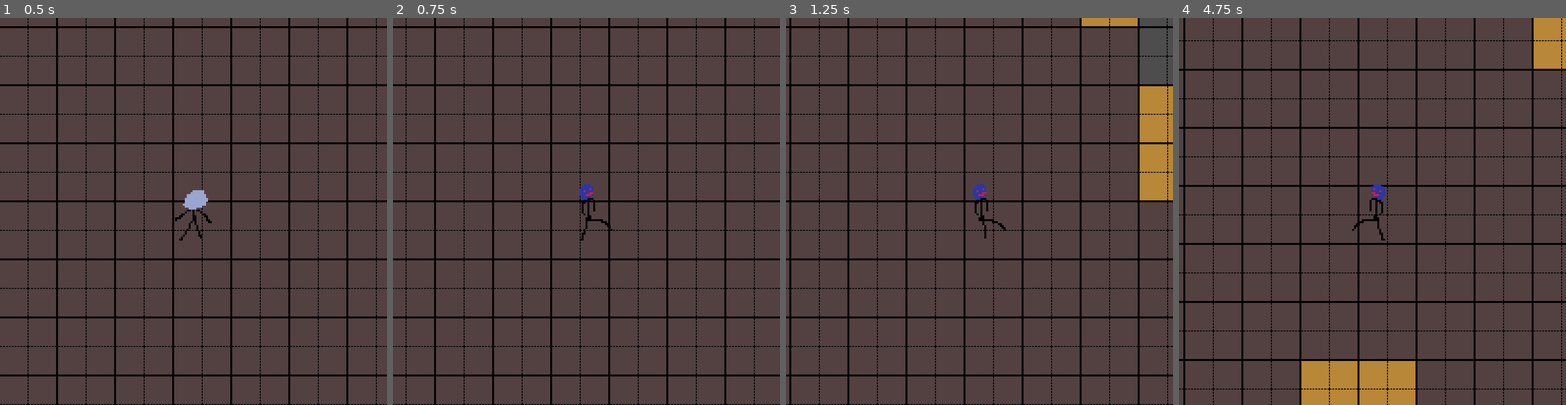
Above: before the commit, frames 1-4 (left to right).
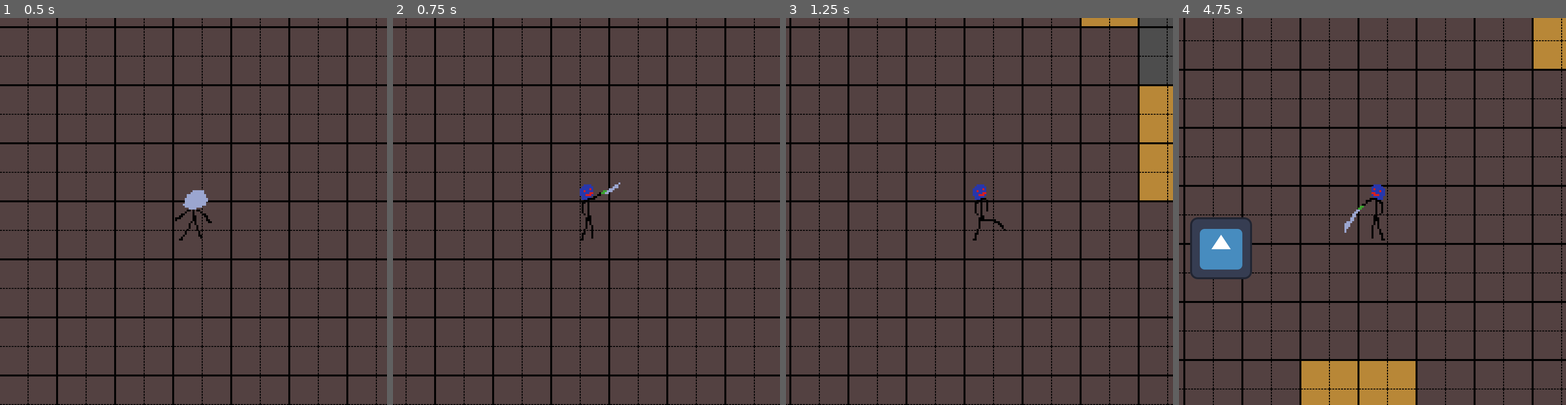
Above: after the commit, the same moments.

Repository: jible/capstone
Game: Godot game, scene res://scenes/test_level.tscn
Same seed, same stepped clock (60 frames per second), same inputs: the game is played once before the commit and once after it. This scene is started directly instead of the project's main scene. The engine's default icon, where the game draws it, is replaced by a stand-in: a white triangle on a blue panel in a dark square.
Inputs (mouse positions are in pixels of both pictures, inside the frame that each line leads up to):
- Up to frame 1 (0.5 s): no input
- Up to frame 2 (0.75 s): move the mouse to (671, 192) at 0.52 s; hold Right (right) from 0.53 s (still down); tap Space (attack) at 0.6 s
- Up to frame 3 (1.25 s): keep holding Right (right)
- Up to frame 4 (4.75 s): move the mouse to (1295, 230) at 1.27 s; release Right (right) at 1.28 s; hold Down (down) 1.28-2.03 s; tap Space (attack) every 0.75 s from 1.35 to 4.35 s; move the mouse to (1411, 126) at 2.02 s; hold Right (right) 2.03-2.78 s; move the mouse to (1353, 288) at 2.77 s; hold W (up) 2.78-3.53 s; move the mouse to (1488, 269) at 3.52 s; hold Left (left) from 3.53 s (still down); move the mouse to (1256, 153) at 4.27 s

Frame 1 is identical in both runs. In frame 2, 0.1% of the frame differs, in the area x 50-59%, y 42-57%; in frame 3, less than 0.1%; in frame 4, 2.7%, in the area x 2-51%, y 46-68%.

Commit message:
player hitbox rotates with player direction

Diff:
--- a/scenes/prefabs/player/player.tscn
+++ b/scenes/prefabs/player/player.tscn
@@ -77,9 +77,6 @@
 collision_mask = 16
 detecting = false
 
-[node name="CollisionShape2D" parent="Character Base Class/Hitbox" index="0"]
-position = Vector2(-104.5, -0.5)
-
 [node name="Direction Manager" type="Node" parent="Character Base Class" node_paths=PackedStringArray("player", "sm")]
 script = ExtResource("8_7g4l7")
 player = NodePath("..")
@@ -89,6 +86,7 @@
 [connection signal="state_changed" from="Character Base Class/State Machine" to="Character Base Class/Direction Manager" method="_on_state_machine_state_changed"]
 [connection signal="received_damage" from="Character Base Class/Hurtbox" to="Character Base Class/Health Manager" method="_on_hurtbox_received_damage"]
 [connection signal="direction_changed" from="Character Base Class/Direction Manager" to="Character Base Class/Sprite2D" method="_on_direction_manager_direction_changed"]
+[connection signal="direction_changed" from="Character Base Class/Direction Manager" to="Character Base Class/Hitbox" method="_on_direction_manager_direction_changed"]
 
 [editable path="Character Base Class"]
 [editable path="Character Base Class/State Machine"]
--- a/scenes/test_level.tscn
+++ b/scenes/test_level.tscn
@@ -1,7 +1,8 @@
-[gd_scene load_steps=5 format=4 uid="uid://b17tkk14cvn2x"]
+[gd_scene load_steps=6 format=4 uid="uid://b17tkk14cvn2x"]
 
 [ext_resource type="Texture2D" uid="uid://37bv6hp14mkn" path="res://assets/sprites/environment/tiles/testing-tileset.png" id="1_6m5bh"]
 [ext_resource type="PackedScene" uid="uid://x6a7bv3qxp2r" path="res://scenes/prefabs/player/player.tscn" id="2_8l773"]
+[ext_resource type="PackedScene" uid="uid://d2jpbgwqgoe7f" path="res://scenes/prefabs/npcs/enemies/enemy_base_class.tscn" id="3_e6f21"]
 
 [sub_resource type="TileSetAtlasSource" id="TileSetAtlasSource_6cemj"]
 texture = ExtResource("1_6m5bh")
@@ -29,6 +30,9 @@
 
 [node name="Camera2D" type="Camera2D" parent="Player/Character Base Class" index="8"]
 
+[node name="Enemy Base Class" parent="." instance=ExtResource("3_e6f21")]
+position = Vector2(1037, 1481)
+
 [editable path="Player"]
 [editable path="Player/Character Base Class"]
 [editable path="Player/Character Base Class/State Machine"]
--- a/scripts/characters/character_base_class.gd
+++ b/scripts/characters/character_base_class.gd
@@ -6,5 +6,5 @@
 @onready var drag:float  = 1.0 - drag_coefficient
 
 
-func _physics_process(delta):
+func _physics_process(_delta):
 	move_and_slide()
--- a/scripts/characters/hitbox.gd
+++ b/scripts/characters/hitbox.gd
@@ -5,6 +5,7 @@
 @export var damage: int = 1
 @export var collision: CollisionShape2D
 @export var detecting:bool = false
+@export var distance_from_parent: int = 100
 
 var overlapping_areas = []
 
@@ -29,6 +30,10 @@
 	if !detecting:
 		overlapping_areas.erase(area)
 
+func _on_direction_manager_direction_changed(direction: Vector2):
+	move_direction(direction)
+
+
 
 func set_damage(value: int):
 	damage = value
@@ -42,3 +47,12 @@
 	hurtbox.hit_by(self)
 	print ("smacked them1")
 	pass
+
+
+
+
+func move_direction(direction):
+	move_to(direction * distance_from_parent)
+
+func move_to(target_position):
+	position = target_position
--- a/scripts/characters/player/direction_manager.gd
+++ b/scripts/characters/player/direction_manager.gd
@@ -12,11 +12,11 @@
 signal direction_changed
 
 # Main Functions
-func _physics_process(delta):
+func _physics_process(_delta):
 	if !sm.current_state_node.lock_direction:
 		update_direction()
 
-func _on_state_machine_state_changed():
+func _on_state_machine_state_changed(_state):
 	update_direction()
 	pass # Replace with function body.
 
@@ -33,7 +33,7 @@
 
 	if look_vector != new_look_vector:
 		look_vector = new_look_vector
-		emit_signal("direction_changed", dir_to_str(look_vector))
+		emit_signal("direction_changed", look_vector)
 
 
 
--- a/scripts/characters/player/player.gd
+++ b/scripts/characters/player/player.gd
@@ -8,5 +8,5 @@
 func _ready():
 	Globals.player = $"Character Base Class"
 
-func _physics_process(delta):
+func _physics_process(_delta):
 	mobility_manager.input_direction = InputManager.get_move_vector()
--- a/scripts/characters/player/sprite_manager.gd
+++ b/scripts/characters/player/sprite_manager.gd
@@ -118,9 +118,9 @@
 	"""
 
 	var direction_dict = {
-		"south": 0,
-		"north": 3,
-		"east": 2,
-		"west": 1,
+		Vector2(0,1): 0,
+		Vector2(0,-1): 3,
+		Vector2(1,0): 2,
+		Vector2(-1,0): 1,
 	}
 	return direction_dict.get(direction , 3) # defaults to north
--- a/scripts/characters/player/states/attack.gd
+++ b/scripts/characters/player/states/attack.gd
@@ -32,7 +32,7 @@
 	sm.change_state("Idle")
 
 # Main Functions
-func update_state(delta):
+func update_state(_delta):
 	pass
 func enter_state():
 	pass
--- a/scripts/characters/player/states/walk.gd
+++ b/scripts/characters/player/states/walk.gd
@@ -20,6 +20,8 @@
 func update_state(delta):
 	if player.velocity.length() < 5:
 		sm.change_state("Idle")
+	elif Input.is_action_just_pressed("attack"):
+		sm.change_state("Attack")
 	pass
 func enter_state():
 	pass
